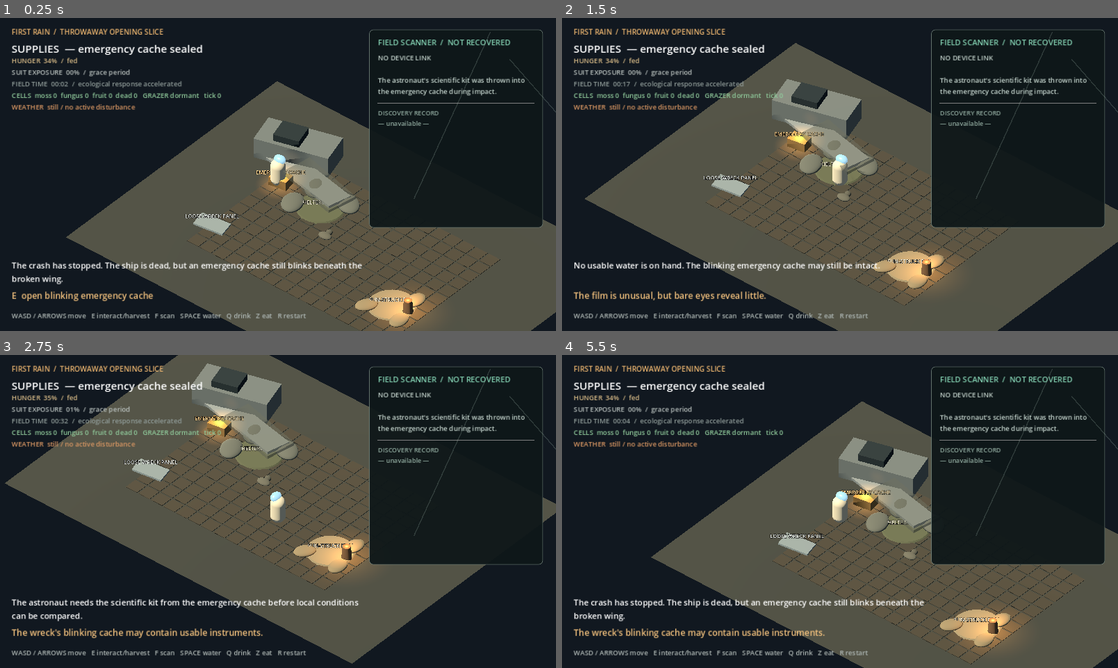
Above: before the commit, frames 1-4 (two rows, left to right).
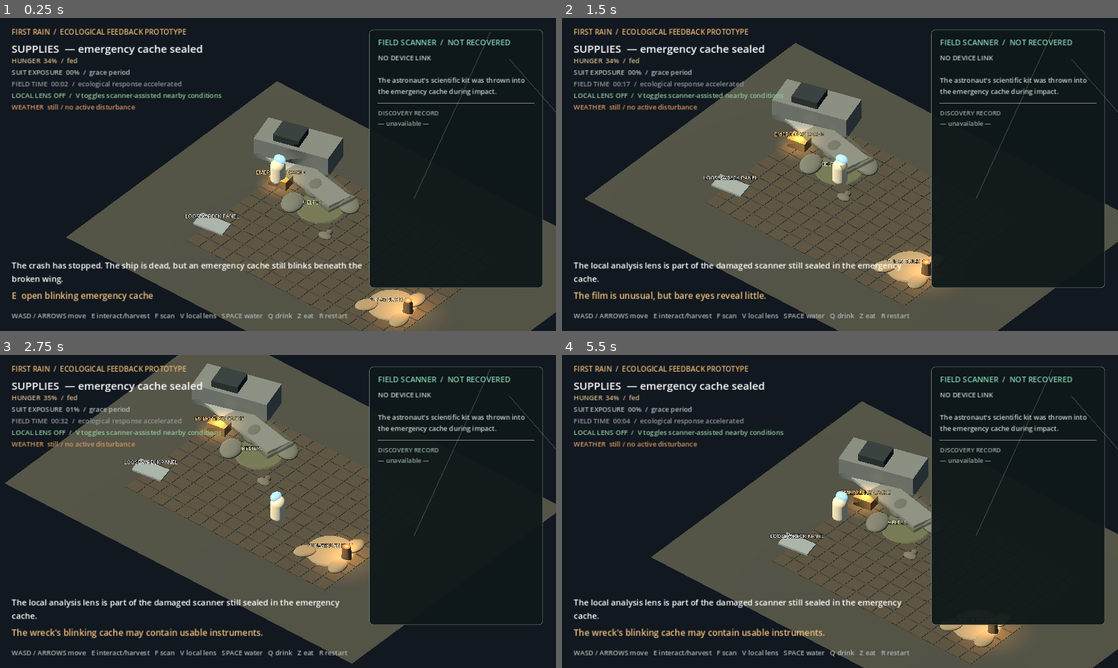
Above: after the commit, the same moments.

Repository: mmullen200/first-rain
Game: Godot game, scene res://main.tscn
The game is run twice, just before and just after one commit, with the same random seed, the same clock (stepped at 60 frames per second) and the same inputs.
Inputs:
- Up to frame 1 (0.25 s): no input
- Up to frame 2 (1.5 s): tap Enter at 0.5 s; hold D 0.53-1.28 s; tap V at 0.6, 1.35 s; tap Space at 0.77 s; hold S from 1.28 s (still down)
- Up to frame 3 (2.75 s): tap Space at 1.52 s; release S at 2.03 s; hold D from 2.03 s (still down); tap F at 2.1 s; tap V at 2.3 s
- Up to frame 4 (5.5 s): release D at 2.78 s; hold W 2.78-3.53 s; tap E at 2.85 s; tap Space at 3.02, 3.77, 4.52 s; tap V every 0.75 s from 3.05 to 5.3 s; hold A 3.53-5.03 s; tap Q at 3.6 s; tap Z at 4.35 s; hold S from 5.03 s (still down); tap R at 5.1 s

The runs differ from the first frame. In frame 1, 6.9% of the frame differs, in the area x 2-98%, y 3-97%; in frame 2, 7.3%; in frame 3, 4.6%; in frame 4, 7.8%.

Commit message:
Prototype local ecological feedback
The grazer regression now observes domain state directly because the player-facing UI no longer exposes global agent state.

Diff:
--- a/prototypes/godot-first-interaction/main.gd
+++ b/prototypes/godot-first-interaction/main.gd
@@ -33,6 +33,12 @@
 var scanner_recovered := false
 var cache_opened := false
 var discoveries: Array[String] = []
+var scanner_samples: Dictionary = {}
+var last_scanned_site := ""
+var analysis_lens_enabled := false
+var lens_anchor_cell := Vector2i(-1, -1)
+var scan_pulse: MeshInstance3D
+var scan_pulse_timer := 0.0
 var patches: Dictionary = {}
 var nearest_patch := ""
 var near_cache := false
@@ -95,6 +101,7 @@
 	_build_refuge()
 	_build_grazer()
 	_build_disturbance()
+	_build_scan_pulse()
 	_build_interface()
 	_set_status("The crash has stopped. The ship is dead, but an emergency cache still blinks beneath the broken wing.")
 
@@ -111,6 +118,7 @@
 	_update_grazer(delta)
 	_update_disturbance(delta)
 	_update_presence()
+	_update_scan_pulse(delta)
 	_update_interface()
 
 
@@ -121,6 +129,8 @@
 	match event.keycode:
 		KEY_F:
 			_scan_nearby_patch()
+		KEY_V:
+			_toggle_analysis_lens()
 		KEY_SPACE:
 			_water_nearby_patch()
 		KEY_E:
@@ -401,13 +411,26 @@
 	dust_front.visible = false
 
 
+func _build_scan_pulse() -> void:
+	scan_pulse = MeshInstance3D.new()
+	scan_pulse.name = "LocalScannerPulse"
+	var mesh := CylinderMesh.new()
+	mesh.top_radius = 0.72
+	mesh.bottom_radius = 0.78
+	mesh.height = 0.025
+	mesh.radial_segments = 48
+	scan_pulse.mesh = mesh
+	scan_pulse.visible = false
+	add_child(scan_pulse)
+
+
 func _build_interface() -> void:
 	var canvas := CanvasLayer.new()
 	add_child(canvas)
 
 	var title := Label.new()
 	title.position = Vector2(24, 18)
-	title.text = "FIRST RAIN  /  THROWAWAY OPENING SLICE"
+	title.text = "FIRST RAIN  /  ECOLOGICAL FEEDBACK PROTOTYPE"
 	title.add_theme_font_size_override("font_size", 15)
 	title.add_theme_color_override("font_color", Color("e9b36e"))
 	canvas.add_child(title)
@@ -449,7 +472,7 @@
 
 	var controls := Label.new()
 	controls.position = Vector2(24, 606)
-	controls.text = "WASD / ARROWS move   E interact/harvest   F scan   SPACE water   Q drink   Z eat   R restart"
+	controls.text = "WASD / ARROWS move   E interact/harvest   F scan   V local lens   SPACE water   Q drink   Z eat   R restart"
 	controls.add_theme_font_size_override("font_size", 14)
 	controls.add_theme_color_override("font_color", Color("aeb7b4"))
 	canvas.add_child(controls)
@@ -470,7 +493,7 @@
 
 	scanner_card = PanelContainer.new()
 	scanner_card.position = Vector2(765, 24)
-	scanner_card.size = Vector2(360, 410)
+	scanner_card.size = Vector2(360, 535)
 	var card_style := StyleBoxFlat.new()
 	card_style.bg_color = Color(0.055, 0.09, 0.095, 0.94)
 	card_style.border_color = Color("6f8079")
@@ -545,6 +568,11 @@
 	astronaut.position.z = clamp(astronaut.position.z, -WORLD_Z, WORLD_Z)
 	if input.length() > 0.1:
 		astronaut.rotation.y = lerp_angle(astronaut.rotation.y, atan2(input.x, input.y), 0.24)
+	if analysis_lens_enabled:
+		var current_cell: Vector2i = ecology.world_to_cell(Vector2(astronaut.position.x, astronaut.position.z))
+		if current_cell != lens_anchor_cell:
+			lens_anchor_cell = current_cell
+			_refresh_ecology_visuals()
 
 	if carrying_shade:
 		shade_panel.visible = true
@@ -842,6 +870,14 @@
 			color = color.lerp(Color("4fa45e"), clamp(sample["moss"] * 1.45, 0.0, 0.9))
 			color = color.lerp(Color("c064d3"), clamp(sample["fungus"] * 3.2, 0.0, 0.96))
 			color = color.lerp(Color("efb34f"), clamp(sample["fruiting"] * 4.0, 0.0, 0.98))
+			if analysis_lens_enabled and scanner_recovered:
+				var world: Vector2 = ecology.world_position(x, y)
+				var distance: float = world.distance_to(Vector2(astronaut.position.x, astronaut.position.z))
+				if distance <= 2.15:
+					color = Color("203033").lerp(Color("45b9cf"), clampf(sample["moisture"] * 0.85, 0.0, 0.72))
+					color = color.lerp(Color("e29b4f"), clampf(sample["toxicity"] * 0.82, 0.0, 0.7))
+				else:
+					color = color.darkened(0.38)
 			var material := StandardMaterial3D.new()
 			material.albedo_color = color
 			material.roughness = 0.9
@@ -867,13 +903,9 @@
 	if near_refuge:
 		var refuge_cell: Dictionary = ecology.sample_world(Vector2(refuge_position.x, refuge_position.z))
 		scanner_title.text = "FIELD SCANNER  /  BARE DEPRESSION"
-		scanner_readout.text = (
-			"SUBSURFACE MOISTURE  %02d%%\n" % roundi(refuge_cell["moisture"] * 100.0)
-			+ "SURFACE             %d C\n" % roundi(-8.0 + refuge_cell["temperature"] * 66.0)
-			+ "TOXICITY            %02d%%\n" % roundi(refuge_cell["toxicity"] * 100.0)
-			+ "DORMANT BIO TRACE   %02d%%\n\n" % roundi(refuge_cell["dormant_moss"] * 100.0)
-			+ "The Presence indicated this place, not an action."
-		)
+		scanner_readout.text = _scanner_measurement_text("refuge", refuge_cell, 0.54, "The Presence indicated this place, not an action.")
+		_record_scan("refuge", refuge_cell)
+		_show_scan_pulse(refuge_position, refuge_cell["toxicity"])
 		_add_discovery("Subsurface refuge — moist, cooler, dormant trace present")
 		_set_status("The bare depression hides moisture below the scanner's normal surface range. The Presence waits without instructing.")
 		return
@@ -883,41 +915,19 @@
 
 	var patch: Dictionary = patches[nearest_patch]
 	patch["scanned"] = true
-	var state_text: String = patch["state"].to_upper()
 	var patch_position: Vector3 = patch["node"].global_position
 	var cell: Dictionary = ecology.sample_world(Vector2(patch_position.x, patch_position.z))
-	var moisture_percent := roundi(cell["moisture"] * 100.0)
-	var surface_celsius := roundi(-8.0 + cell["temperature"] * 66.0)
-	var toxicity_percent := roundi(cell["toxicity"] * 100.0)
-	var cell_life := "MOSS %02d%%  DEAD %02d%%  FUNGUS %02d%%  FRUIT %02d%%" % [
-		roundi(cell["moss"] * 100.0),
-		roundi(cell["dead_biomass"] * 100.0),
-		roundi(cell["fungus"] * 100.0),
-		roundi(cell["fruiting"] * 100.0)
-	]
+	var interpretation := _scanner_consequence_text(patch)
 	if nearest_patch == "hollow":
 		_add_discovery("Dormant moss analogue — sheltered trace")
 		scanner_title.text = "FIELD SCANNER  /  SHELTERED FILM"
-		scanner_readout.text = (
-			"BIO TRACE     %s\n" % state_text
-			+ "MOISTURE      %02d%%\n" % moisture_percent
-			+ "SURFACE       %d C\n" % surface_celsius
-			+ "TOXICITY      %02d%% / confidence 62%%\n" % toxicity_percent
-			+ cell_life + "\n\n"
-			+ _scanner_consequence_text(patch)
-		)
+		scanner_readout.text = _scanner_measurement_text("hollow", cell, 0.62, interpretation)
 		_set_status("The cracked screen cannot name the organism, but the hollow retains moisture and stays cool.")
 	else:
 		_add_discovery("Dormant moss analogue — exposed trace")
 		scanner_title.text = "FIELD SCANNER  /  SUN-STRUCK FILM"
-		scanner_readout.text = (
-			"BIO TRACE     %s\n" % state_text
-			+ "MOISTURE      %02d%%\n" % moisture_percent
-			+ "SURFACE       %d C%s\n" % [surface_celsius, " / shaded" if patch["shade"] else " / direct heat"]
-			+ "TOXICITY      %02d%% / amber band\n" % toxicity_percent
-			+ cell_life + "\n\n"
-			+ _scanner_consequence_text(patch)
-		)
+		var heat_context := "%s; %s" % [interpretation, "panel shade detected" if patch["shade"] else "direct heat detected"]
+		scanner_readout.text = _scanner_measurement_text("crust", cell, 0.48 if not patch["shade"] else 0.66, heat_context)
 		if patch["state"] == "failed":
 			_add_discovery("Amber toxicity — increases with surface heat")
 			_set_status("The failed patch is evidence: water vanished as surface heat and the toxicity band rose together.")
@@ -926,6 +936,8 @@
 			_set_status("The panel changed two readings at once: heat falls and moisture loss slows.")
 		else:
 			_set_status("This film resembles the sheltered trace, but heat, moisture, and toxicity differ sharply.")
+	_record_scan(nearest_patch, cell)
+	_show_scan_pulse(patch_position, cell["toxicity"])
 
 
 func _water_nearby_patch() -> void:
@@ -1080,10 +1092,10 @@
 	hunger_label.text = "HUNGER  %02d%%  /  %s" % [roundi(hunger), hunger_state]
 	var field_seconds := int(field_time * 12.0)
 	time_label.text = "FIELD TIME  %02d:%02d  /  ecological response accelerated" % [field_seconds / 60, field_seconds % 60]
-	var ecosystem: Dictionary = ecology.summary()
-	ecosystem_label.text = "CELLS  moss %d  fungus %d  fruit %d  dead %d   GRAZER %s   tick %d" % [
-		ecosystem["moss_cells"], ecosystem["fungus_cells"], ecosystem["fruiting_cells"], ecosystem["dead_cells"], grazer_state, ecosystem["tick"]
-	]
+	if analysis_lens_enabled:
+		ecosystem_label.text = "LOCAL LENS  cyan moisture / amber toxicity / nearby cells only"
+	else:
+		ecosystem_label.text = "LOCAL LENS OFF  /  V toggles scanner-assisted nearby conditions"
 	match disturbance_state:
 		"quiet":
 			weather_label.text = "WEATHER  still / no active disturbance"
@@ -1107,6 +1119,120 @@
 			return "CHANGE: water lost; amber residue increased"
 		_:
 			return "CHANGE: no active metabolism detected"
+
+
+func _scanner_measurement_text(site_id: String, sample: Dictionary, confidence: float, interpretation: String) -> String:
+	var moisture_percent := roundi(sample["moisture"] * 100.0)
+	var moisture_floor := maxi(0, int(round(float(moisture_percent) / 10.0) * 10.0) - 5)
+	var moisture_ceiling := mini(100, moisture_floor + 10)
+	var surface_celsius := roundi(-8.0 + sample["temperature"] * 66.0)
+	var toxicity_percent := roundi(sample["toxicity"] * 100.0)
+	var life_signal := _life_signal_text(sample)
+	var lines: Array[String] = [
+		"COARSE LOCAL SAMPLE  /  confidence %d%%" % roundi(confidence * 100.0),
+		"MOISTURE   %s  /  %02d–%02d%%" % [_moisture_band(sample["moisture"]), moisture_floor, moisture_ceiling],
+		"SURFACE    %s  /  ~%d C" % [_temperature_band(sample["temperature"]), surface_celsius],
+		"TOXICITY   %s  /  ~%02d%%" % [_toxicity_band(sample["toxicity"]), toxicity_percent],
+		"BIOLOGY    " + life_signal,
+		"",
+		_change_text(site_id, sample),
+		_comparison_text(site_id, sample),
+		"",
+		interpretation,
+		"Readings are coarse, not fabricated."
+	]
+	return "\n".join(lines)
+
+
+func _record_scan(site_id: String, sample: Dictionary) -> void:
+	scanner_samples[site_id] = sample.duplicate()
+	last_scanned_site = site_id
+
+
+func _change_text(site_id: String, sample: Dictionary) -> String:
+	if not scanner_samples.has(site_id):
+		return "CHANGE     baseline stored; rescan after intervention"
+	var previous: Dictionary = scanner_samples[site_id]
+	return "CHANGE     moisture %s / heat %s / toxicity %s" % [
+		_delta_word(sample["moisture"] - previous["moisture"]),
+		_delta_word(sample["temperature"] - previous["temperature"]),
+		_delta_word(sample["toxicity"] - previous["toxicity"])
+	]
+
+
+func _comparison_text(site_id: String, sample: Dictionary) -> String:
+	if last_scanned_site == "" or last_scanned_site == site_id or not scanner_samples.has(last_scanned_site):
+		return "COMPARE    scan another site to expose differences"
+	var other: Dictionary = scanner_samples[last_scanned_site]
+	return "COMPARE    %s: %s / %s / %s" % [
+		last_scanned_site.replace("_", " ").to_upper(),
+		"wetter" if sample["moisture"] > other["moisture"] + 0.035 else ("drier" if sample["moisture"] < other["moisture"] - 0.035 else "similar moisture"),
+		"hotter" if sample["temperature"] > other["temperature"] + 0.035 else ("cooler" if sample["temperature"] < other["temperature"] - 0.035 else "similar heat"),
+		"more toxic" if sample["toxicity"] > other["toxicity"] + 0.035 else ("less toxic" if sample["toxicity"] < other["toxicity"] - 0.035 else "similar toxicity")
+	]
+
+
+func _delta_word(delta: float) -> String:
+	if delta > 0.035: return "rose"
+	if delta < -0.035: return "fell"
+	return "steady"
+
+
+func _moisture_band(value: float) -> String:
+	if value < 0.1: return "DRY"
+	if value < 0.3: return "DAMP"
+	if value < 0.62: return "WET"
+	return "SATURATED"
+
+
+func _temperature_band(value: float) -> String:
+	if value < 0.28: return "COLD"
+	if value < 0.52: return "COOL"
+	if value < 0.72: return "WARM"
+	return "HOT"
+
+
+func _toxicity_band(value: float) -> String:
+	if value < 0.16: return "LOW"
+	if value < 0.38: return "ELEVATED"
+	if value < 0.66: return "HIGH"
+	return "SEVERE"
+
+
+func _life_signal_text(sample: Dictionary) -> String:
+	if sample["fruiting"] >= 0.055: return "fruiting tissue detected"
+	if sample["fungus"] >= 0.012: return "fungal metabolism detected"
+	if sample["moss"] >= 0.03: return "active moss analogue"
+	if sample["dormant_moss"] >= 0.08: return "dormant biological trace"
+	return "no resolved biological signal"
+
+
+func _toggle_analysis_lens() -> void:
+	if not scanner_recovered:
+		_set_status("The local analysis lens is part of the damaged scanner still sealed in the emergency cache.")
+		return
+	analysis_lens_enabled = not analysis_lens_enabled
+	lens_anchor_cell = Vector2i(-1, -1)
+	_refresh_ecology_visuals()
+	_set_status("Local lens enabled. It only emphasizes nearby moisture and toxicity." if analysis_lens_enabled else "Local lens disabled. World cues remain visible without instrument emphasis.")
+
+
+func _show_scan_pulse(position: Vector3, local_toxicity: float) -> void:
+	scan_pulse.position = Vector3(position.x, 0.12, position.z)
+	scan_pulse.scale = Vector3.ONE
+	scan_pulse.material_override = _material(Color("53c4d5").lerp(Color("e59a4c"), clampf(local_toxicity, 0.0, 1.0)), 0.45)
+	scan_pulse.visible = true
+	scan_pulse_timer = 1.15
+
+
+func _update_scan_pulse(delta: float) -> void:
+	if scan_pulse_timer <= 0.0:
+		if scan_pulse != null:
+			scan_pulse.visible = false
+		return
+	scan_pulse_timer -= delta
+	var progress := 1.0 - scan_pulse_timer / 1.15
+	scan_pulse.scale = Vector3.ONE * lerpf(0.35, 1.85, progress)
 
 
 func _create_patch(id: String, label_text: String, position: Vector3, color: Color, shade: bool) -> Dictionary:
--- a/prototypes/godot-first-interaction/tests/grazer_metabolism_test.gd
+++ b/prototypes/godot-first-interaction/tests/grazer_metabolism_test.gd
@@ -32,10 +32,9 @@
 	for ignored in range(600):
 		scene._update_ecology_grid(0.1)
 		scene._update_grazer(0.1)
-		scene._update_interface()
-		saw_seeking = saw_seeking or "GRAZER seeking" in scene.ecosystem_label.text
-		saw_digesting = saw_digesting or "GRAZER digesting" in scene.ecosystem_label.text
-		saw_roaming = saw_roaming or "GRAZER roaming" in scene.ecosystem_label.text
+		saw_seeking = saw_seeking or scene.grazer_state == "seeking"
+		saw_digesting = saw_digesting or scene.grazer_state == "digesting"
+		saw_roaming = saw_roaming or scene.grazer_state == "roaming"
 
 	var recorded_manure := false
 	for discovery in scene.discoveries:
Not shown, added: prototypes/godot-first-interaction/ecology_grid.gd.uid
Not shown, added: prototypes/godot-first-interaction/tests/grazer_metabolism_test.gd.uid
Not shown, added: prototypes/godot-first-interaction/tests/grazer_motion_test.gd.uid
Not shown, added: prototypes/godot-first-interaction/tests/idle_then_water_test.gd.uid
Not shown, changed: prototypes/godot-first-interaction/README.md
